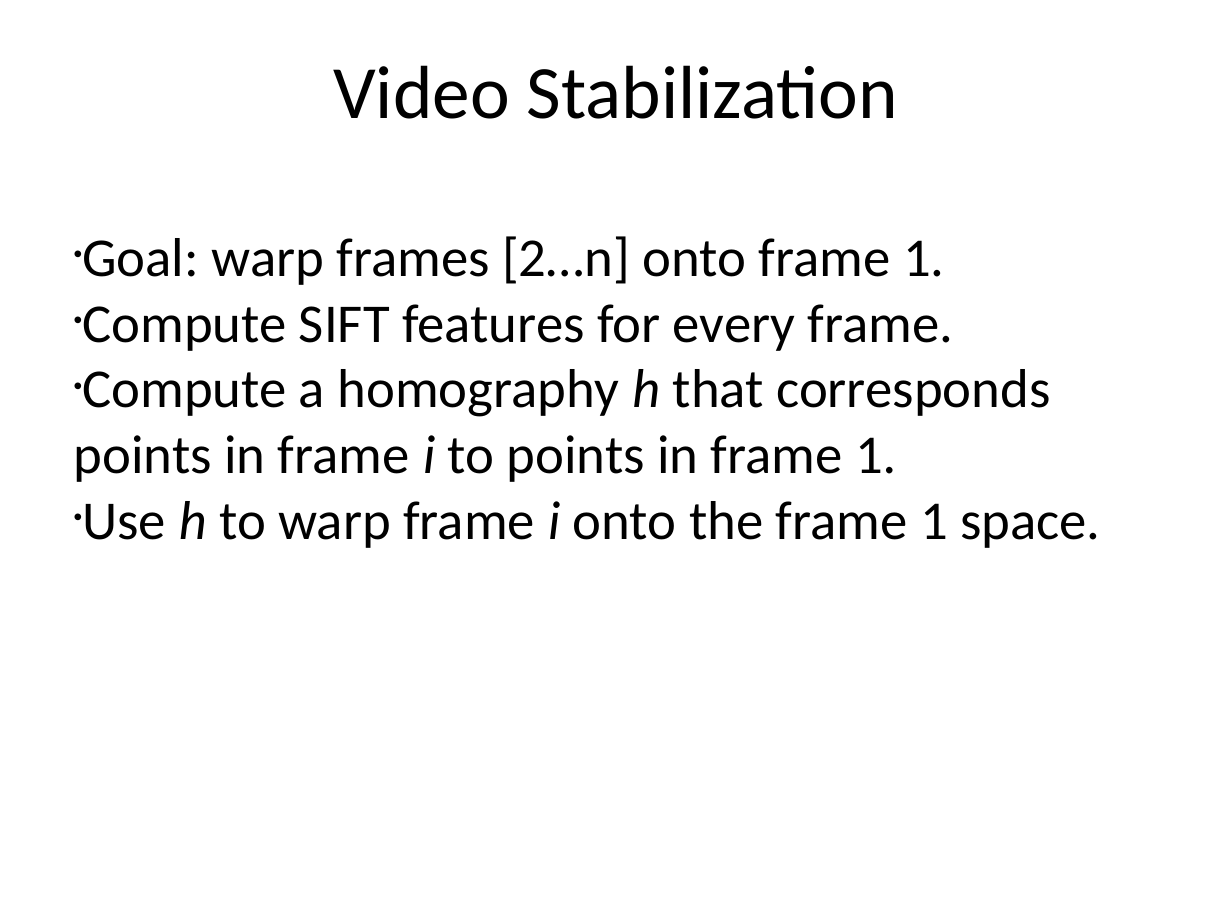
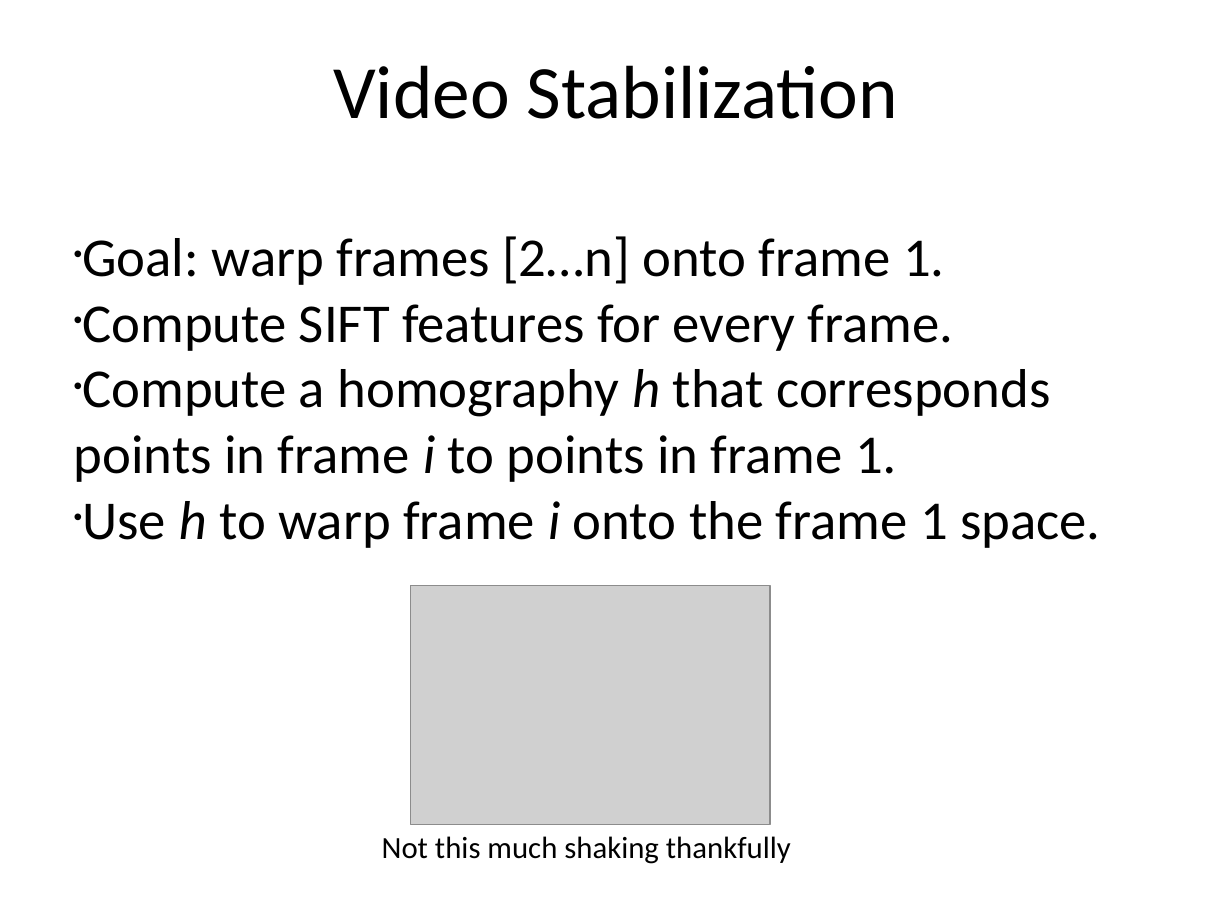
Before and after one commit to shangma/ComputerVisionFinalProject, a slide deck: slide 4 of Final Project.pptx. Drawn at 1232x924 pixels with LibreOffice and Linux fonts; fonts in the diff are those of the drawing; grey boxes stand for pictures. Boxes give left, top, right and bottom in pixels: in the first picture for what was removed or moved away, otherwise in the second. Text is boxed around its words. In the diff, an @@ line names an element or a change of style, - is before the commit and + after.

```diff
--- a/Final Project.pptx
+++ b/Final Project.pptx
@@ picture added at bbox=[410, 585, 770, 824] @@
@@ text added at bbox=[382, 836, 791, 864], 18 pt, text #000000 @@
+Not this much shaking thankfully
```
Also in this commit, not shown: 4 other slides changed, 1 slide added.
